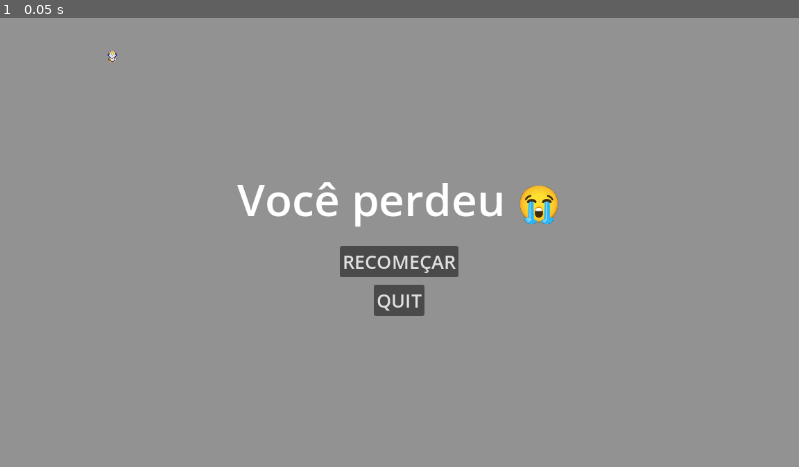
Above: before the commit, frame 1.
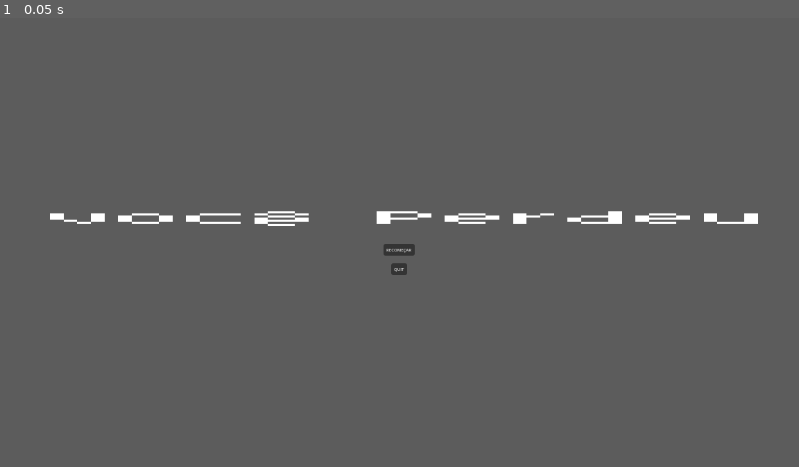
Above: after the commit, the same moment.

Repository: ygcs796/projeto-felpojam
Game: Godot game, scene res://derrota.tscn
Same seed, same stepped clock (60 frames per second), same inputs: the game is played once before the commit and once after it. The project has no main scene, so this scene is started directly.
Inputs:
- Up to frame 1 (0.05 s): no input

The runs differ from the first frame. In frame 1, 99% of the frame differs, in the area x 0-100%, y 0-100%.

Commit message:
Telas finalizadas

Diff:
--- a/derrota.gd
+++ b/derrota.gd
@@ -6,6 +6,5 @@
 	print("Recomeçando")
 	pass
 
-
 func _on_quit_button_down() -> void:
 	get_tree().quit()
--- a/derrota.tscn
+++ b/derrota.tscn
@@ -1,13 +1,14 @@
 [gd_scene format=3 uid="uid://cpnriyksfymj4"]
 
-[ext_resource type="Script" path="res://derrota.gd" id="1_kkwv5"]
-[ext_resource type="PackedScene" uid="uid://67ss1gxk1mol" path="res://player.tscn" id="2_11exg"]
+[ext_resource type="Script" uid="uid://b0yivgdpcx6ap" path="res://derrota.gd" id="1_kkwv5"]
+[ext_resource type="Texture2D" uid="uid://b8urjxo2hf3f7" path="res://assets/voce_perdeu.png" id="2_11exg"]
 
 [sub_resource type="StyleBoxEmpty" id="StyleBoxEmpty_ypvqh"]
 
 [sub_resource type="StyleBoxEmpty" id="StyleBoxEmpty_kkwv5"]
 
 [node name="Derrota" type="Control" unique_id=523125271]
+process_mode = 3
 layout_mode = 3
 anchors_preset = 15
 anchor_right = 1.0
@@ -23,9 +24,9 @@
 anchor_bottom = 1.0
 grow_horizontal = 2
 grow_vertical = 2
-color = Color(0.57254905, 0.57254905, 0.57254905, 1)
+color = Color(0.57254905, 0.57254905, 0.57254905, 0.23137255)
 
-[node name="VBoxContainer" type="VBoxContainer" parent="ColorRect" unique_id=499441130]
+[node name="VBoxContainer" type="VBoxContainer" parent="." unique_id=499441130]
 layout_mode = 1
 anchors_preset = 15
 anchor_right = 1.0
@@ -34,35 +35,30 @@
 grow_vertical = 2
 alignment = 1
 
-[node name="Texto" type="Label" parent="ColorRect/VBoxContainer" unique_id=145111324]
+[node name="TextureRect" type="TextureRect" parent="VBoxContainer" unique_id=958245537]
 layout_mode = 2
-theme_override_font_sizes/font_size = 64
-text = "Você perdeu 😭"
-horizontal_alignment = 1
+texture = ExtResource("2_11exg")
 
-[node name="VSeparator2" type="VSeparator" parent="ColorRect/VBoxContainer" unique_id=865414634]
+[node name="VSeparator2" type="VSeparator" parent="VBoxContainer" unique_id=865414634]
 custom_minimum_size = Vector2(0, 16)
 layout_mode = 2
 theme_override_styles/separator = SubResource("StyleBoxEmpty_ypvqh")
 
-[node name="restart_button" type="Button" parent="ColorRect/VBoxContainer" unique_id=1867946554]
+[node name="restart_button" type="Button" parent="VBoxContainer" unique_id=1867946554]
 layout_mode = 2
 size_flags_horizontal = 4
-theme_override_font_sizes/font_size = 27
+theme_override_font_sizes/font_size = 6
 text = "RECOMEÇAR"
 
-[node name="VSeparator" type="VSeparator" parent="ColorRect/VBoxContainer" unique_id=543349343]
+[node name="VSeparator" type="VSeparator" parent="VBoxContainer" unique_id=543349343]
 layout_mode = 2
 theme_override_styles/separator = SubResource("StyleBoxEmpty_kkwv5")
 
-[node name="quit_button" type="Button" parent="ColorRect/VBoxContainer" unique_id=14910489]
+[node name="quit_button" type="Button" parent="VBoxContainer" unique_id=14910489]
 layout_mode = 2
 size_flags_horizontal = 4
-theme_override_font_sizes/font_size = 27
+theme_override_font_sizes/font_size = 6
 text = "QUIT"
 
-[node name="Player" parent="." unique_id=1041606734 instance=ExtResource("2_11exg")]
-position = Vector2(162, 58)
-
-[connection signal="button_down" from="ColorRect/VBoxContainer/restart_button" to="." method="_on_restart_button_down"]
-[connection signal="button_down" from="ColorRect/VBoxContainer/quit_button" to="." method="_on_quit_button_down"]
+[connection signal="button_down" from="VBoxContainer/restart_button" to="." method="_on_restart_button_down"]
+[connection signal="button_down" from="VBoxContainer/quit_button" to="." method="_on_quit_button_down"]
--- a/project.godot
+++ b/project.godot
@@ -14,11 +14,19 @@
 config/features=PackedStringArray("4.6", "Mobile")
 config/icon="res://icon.svg"
 
+[display]
+
+window/size/viewport_width=240
+window/size/viewport_height=160
+window/size/window_width_override=1152
+window/size/window_height_override=648
+
 [physics]
 
 3d/physics_engine="Jolt Physics"
 
 [rendering]
 
+textures/canvas_textures/default_texture_filter=0
 rendering_device/driver.windows="d3d12"
 renderer/rendering_method="mobile"
--- a/vitoria.tscn
+++ b/vitoria.tscn
@@ -1,8 +1,7 @@
 [gd_scene format=3 uid="uid://7ywmr53a5eri"]
 
-[ext_resource type="Script" path="res://vitoria.gd" id="1_8wiqx"]
-
-[sub_resource type="StyleBoxEmpty" id="StyleBoxEmpty_8wiqx"]
+[ext_resource type="Script" uid="uid://cxmnmrl31elwn" path="res://vitoria.gd" id="1_8wiqx"]
+[ext_resource type="Texture2D" uid="uid://boa875ak5vwy2" path="res://assets/voce_ganhou.png" id="2_14ec6"]
 
 [node name="Vitoria" type="Control" unique_id=660914674]
 layout_mode = 3
@@ -20,34 +19,13 @@
 anchor_bottom = 1.0
 grow_horizontal = 2
 grow_vertical = 2
-color = Color(0.57254905, 0.57254905, 0.57254905, 1)
+color = Color(0.57254905, 0.57254905, 0.57254905, 0.23137255)
 
-[node name="VBoxContainer" type="VBoxContainer" parent="." unique_id=293941028]
-layout_mode = 1
-anchors_preset = 15
-anchor_right = 1.0
-anchor_bottom = 1.0
-grow_horizontal = 2
-grow_vertical = 2
-alignment = 1
-
-[node name="Texto" type="Label" parent="VBoxContainer" unique_id=2130494570]
-layout_mode = 2
-theme_override_font_sizes/font_size = 64
-text = "Parabéns!
-Você ganhou 😃"
-horizontal_alignment = 1
-
-[node name="VSeparator2" type="VSeparator" parent="VBoxContainer" unique_id=363171157]
-custom_minimum_size = Vector2(0, 16)
-layout_mode = 2
-theme_override_styles/separator = SubResource("StyleBoxEmpty_8wiqx")
-
-[node name="continue_button" type="Button" parent="VBoxContainer" unique_id=1386239407]
-layout_mode = 2
-size_flags_horizontal = 4
-theme_override_font_sizes/font_size = 27
-text = "CONTINUAR"
-
-[connection signal="button_down" from="VBoxContainer/continue_button" to="." method="_on_continue_button_down"]
-[connection signal="pressed" from="VBoxContainer/continue_button" to="." method="_on_continue_button_pressed"]
+[node name="TextureRect" type="TextureRect" parent="." unique_id=374898298]
+layout_mode = 0
+offset_left = 14.0
+offset_top = 62.000004
+offset_right = 254.0
+offset_bottom = 88.0
+scale = Vector2(0.9, 0.9)
+texture = ExtResource("2_14ec6")
Binary file added: assets/voce_ganhou.png
Not shown, added: assets/voce_ganhou.png.import
Binary file added: assets/voce_perdeu.png
Not shown, added: assets/voce_perdeu.png.import
